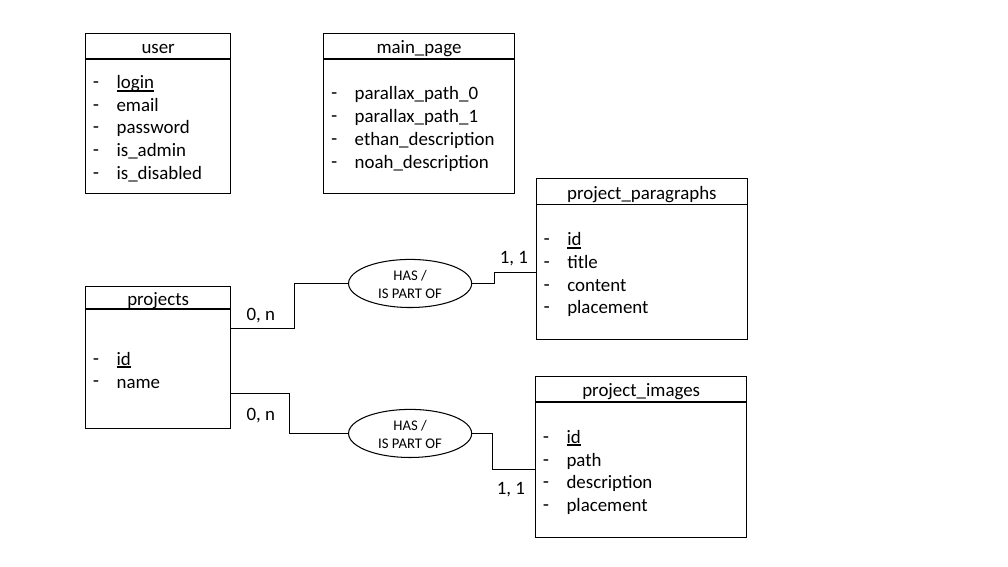
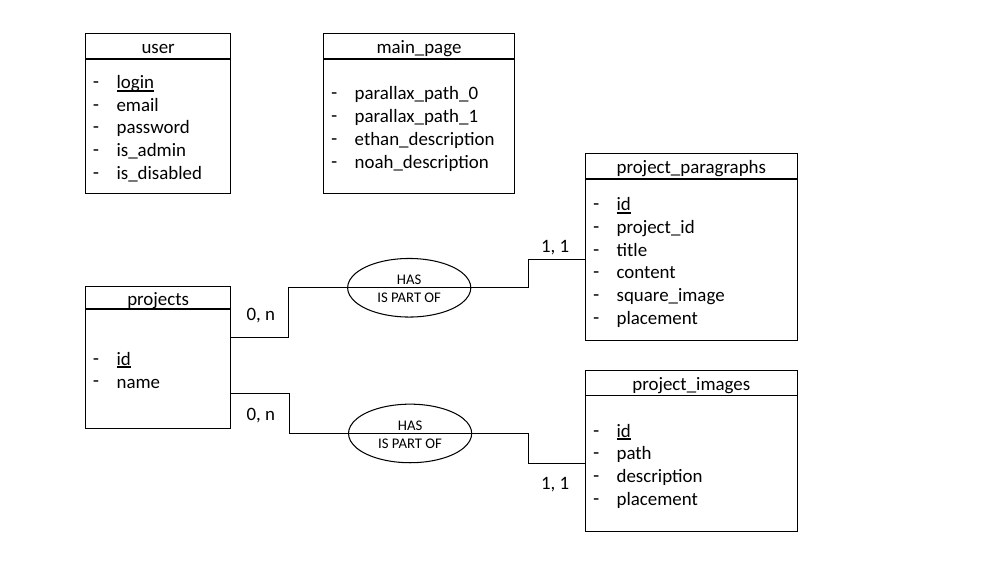
Before and after one commit to nwiart/gtech1-projet4-css-js, a slide deck: slide 1 of MCD.pptx. Drawn at 1008x567 pixels with LibreOffice and Linux fonts; fonts in the diff are those of the drawing. Boxes give left, top, right and bottom in pixels: in the first picture for what was removed or moved away, otherwise in the second. Text is boxed around its words. In the diff, an @@ line names an element or a change of style, - is before the commit and + after.

```diff
--- a/MCD.pptx
+++ b/MCD.pptx
@@ rectangle "project_paragraphs": place and size @@
-rectangle "project_paragraphs" at [536,179,748,204]
+rectangle "project_paragraphs" at [586,154,798,178]
@@ rectangle "id": place and size @@
-rectangle "id" at [536,205,748,340]
+rectangle "id" at [586,179,798,340]
@@ text "1, 1": place and size @@
-text "1, 1" at [500,250,528,265]
+text "1, 1" at [541,240,570,255]
@@ text in rectangle at [617,220,695,237]: paragraph added @@
+– project_id
@@ ellipse "HAS": place and size @@
-ellipse "HAS" at [349,259,472,308]
+ellipse "HAS" at [348,259,471,317]
@@ elbow line moved from (472, 284) - (536, 272) to (471, 288) - (586, 260) @@
@@ elbow line moved from (349, 284) - (231, 328) to (348, 288) - (230, 338) @@
@@ line added from (348, 288) to (471, 288), #000000 1 pt @@
@@ text in ellipse at [397,274,421,288]: text changed @@
-HAS /
+HAS
@@ text in rectangle at [617,288,725,305]: paragraph added @@
+– square_image
@@ rectangle "project_images": place and size @@
-rectangle "project_images" at [535,377,747,402]
+rectangle "project_images" at [586,371,798,395]
@@ ellipse "HAS": place and size @@
-ellipse "HAS" at [349,410,472,458]
+ellipse "HAS" at [349,405,472,463]
@@ rectangle "id": place and size @@
-rectangle "id" at [535,402,747,538]
+rectangle "id" at [586,396,798,532]
@@ line added from (349, 433) to (472, 433), #000000 1 pt @@
@@ text in ellipse at [398,420,422,434]: text changed @@
-HAS /
+HAS
@@ elbow line moved from (472, 433) - (535, 470) to (472, 433) - (586, 464) @@
@@ text "1, 1": place and size @@
-text "1, 1" at [497,481,525,496]
+text "1, 1" at [541,477,570,492]
```
Also in this commit, not shown: 7 other files.
